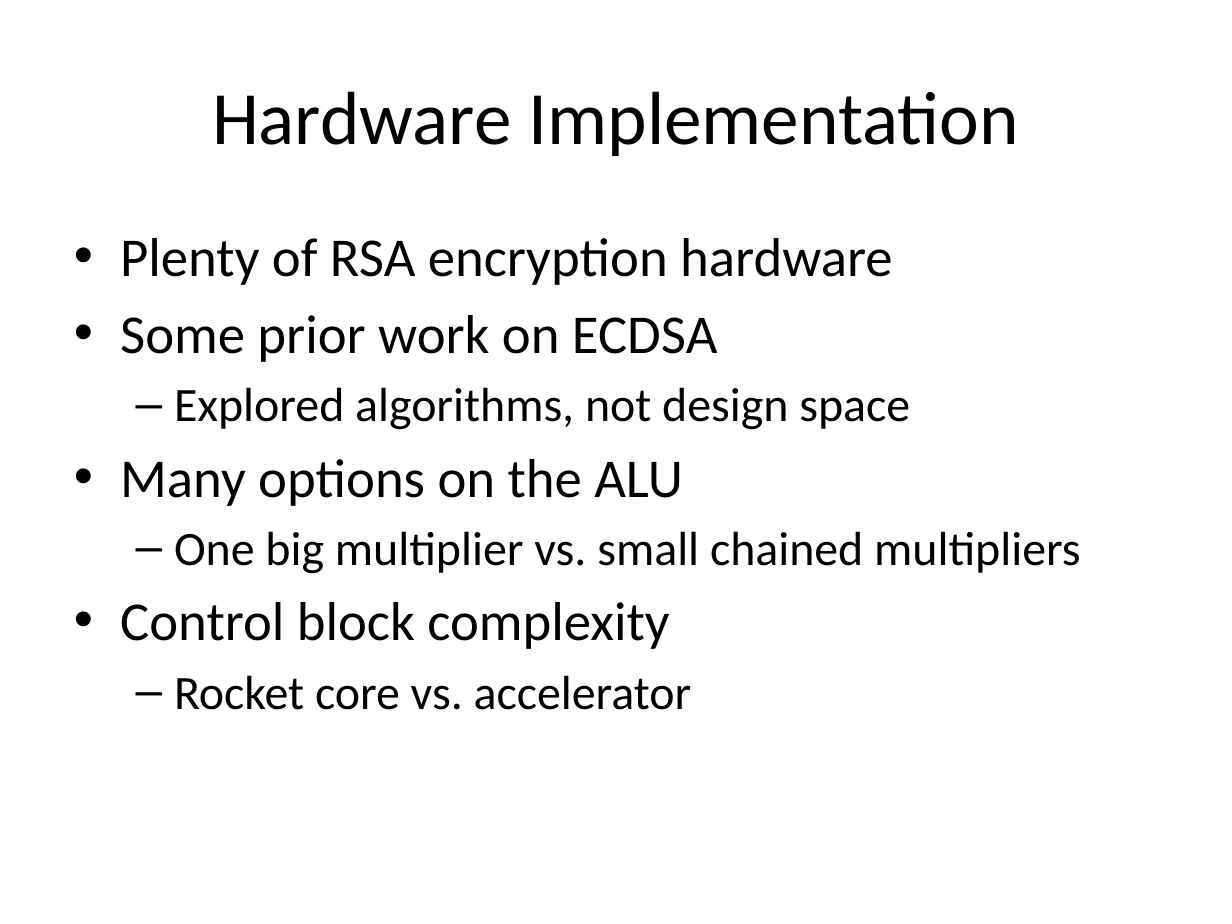
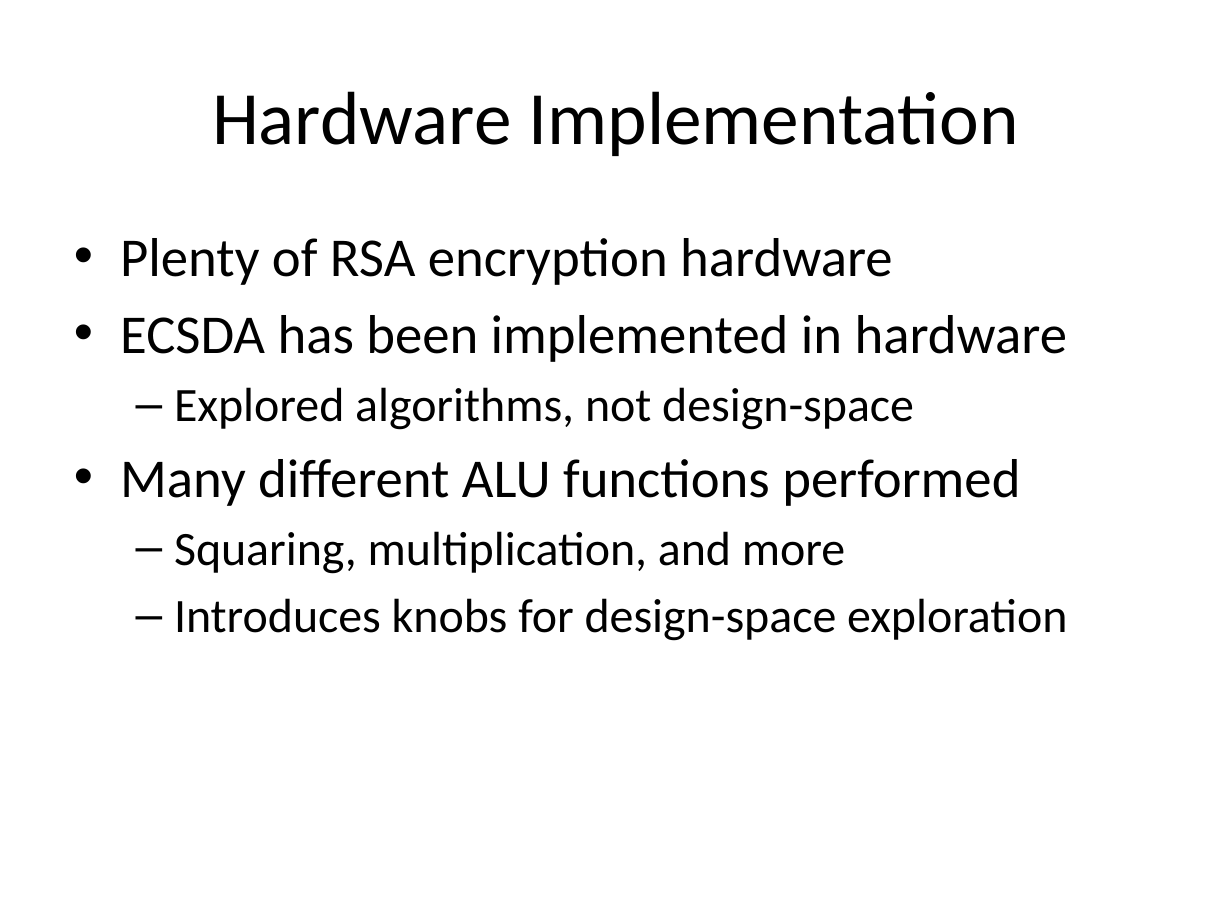
Before and after one commit to palmer-dabbelt/cs250-papers, a slide deck: slide 5 of cs250proposal.pptx. Drawn at 1232x924 pixels with LibreOffice and Linux fonts; fonts in the diff are those of the drawing. Boxes give left, top, right and bottom in pixels: in the first picture for what was removed or moved away, otherwise in the second. Text is boxed around its words. In the diff, an @@ line names an element or a change of style, - is before the commit and + after.

Commit message:
updated powerpoint

```diff
--- a/cs250proposal.pptx
+++ b/cs250proposal.pptx
@@ text at bbox=[120, 315, 1068, 641]: text changed @@
-• Some prior work on ECDSA
-  – Explored algorithms, not design space
-• Many options on the ALU
-  – One big multiplier vs. small chained multipliers
-• Control block complexity
-  – Rocket core vs. accelerator
+• ECSDA has been implemented in hardware
+  – Explored algorithms, not design-space
+• Many different ALU functions performed
+  – Squaring, multiplication, and more
+  – Introduces knobs for design-space exploration
```
Also in this commit, not shown: 1 other slide changed, 1 slide added, 1 slide removed.
